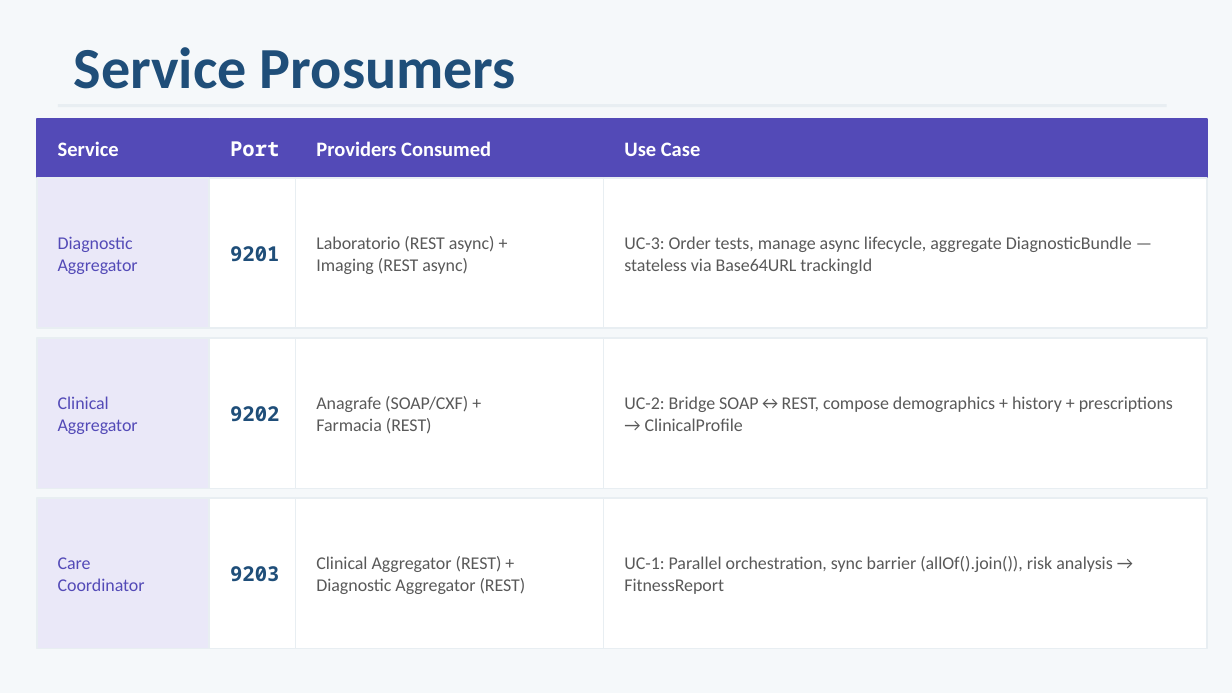
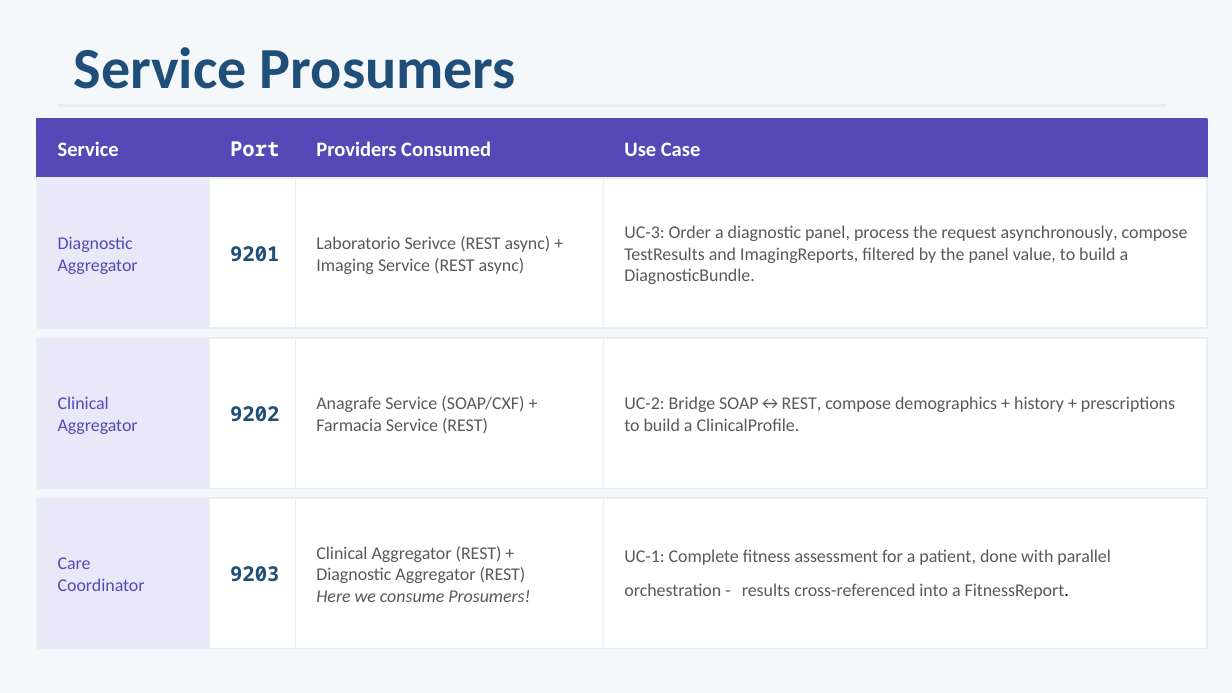
Before and after one commit to ediscota/Healthsoa, a slide deck: slide 9 of docs/HealthSOA_Presentation.pptx. Drawn at 1232x693 pixels with LibreOffice and Linux fonts; fonts in the diff are those of the drawing. Boxes give left, top, right and bottom in pixels: in the first picture for what was removed or moved away, otherwise in the second. Text is boxed around its words. In the diff, an @@ line names an element or a change of style, - is before the commit and + after.

```diff
--- a/docs/HealthSOA_Presentation.pptx
+++ b/docs/HealthSOA_Presentation.pptx
@@ text at <box>316,236,551,274</box>: text changed @@
-Laboratorio (REST async) +
-Imaging (REST async)
+Laboratorio Serivce (REST async) +
+Imaging Service (REST async)
@@ text at <box>624,225,1188,284</box>: text changed @@
-UC-3: Order tests, manage async lifecycle, aggregate DiagnosticBundle — stateless via Base64URL trackingId
+UC-3: Order a diagnostic panel, process the request asynchronously, compose TestResults and ImagingReports, filtered by the panel value, to build a DiagnosticBundle.
@@ text at <box>316,396,524,433</box>: text changed @@
-Anagrafe (SOAP/CXF) +
-Farmacia (REST)
+Anagrafe Service (SOAP/CXF) +
+Farmacia Service (REST)
@@ text at <box>624,396,1175,431</box>: text changed @@
-UC-2: Bridge SOAP↔REST, compose demographics + history + prescriptions → ClinicalProfile
+UC-2: Bridge SOAP↔REST, compose demographics + history + prescriptions to build a ClinicalProfile.
@@ text at <box>624,549,1111,599</box>: text changed @@
-UC-1: Parallel orchestration, sync barrier (allOf().join()), risk analysis → FitnessReport
+UC-1: Complete fitness assessment for a patient, done with parallel orchestration - results cross-referenced into a FitnessReport.
@@ text at <box>316,590,530,602</box>: paragraph added @@
+Here we consume Prosumers!
```
Also in this commit, not shown: 14 other slides changed, 8 other files.
